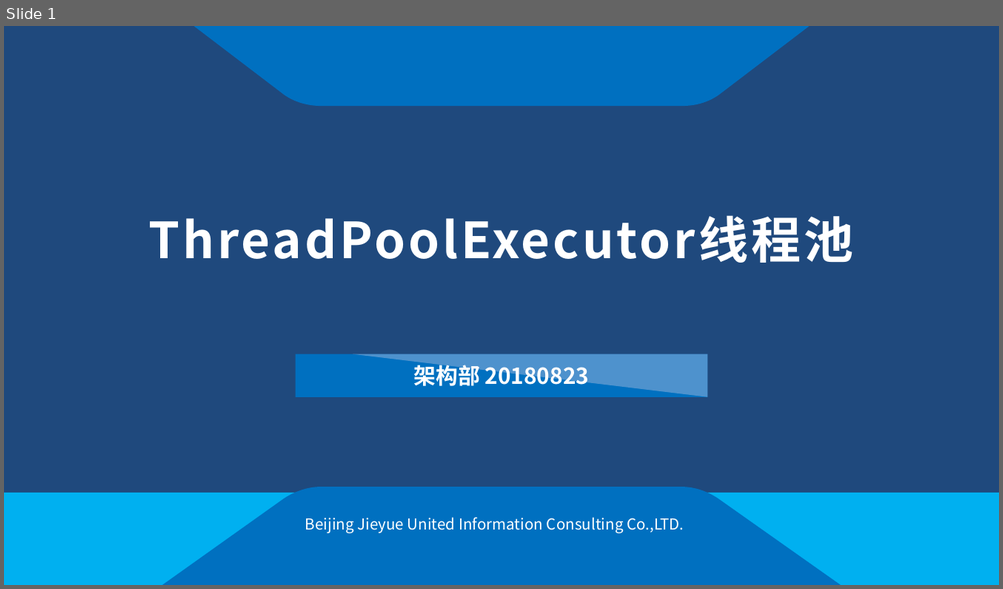
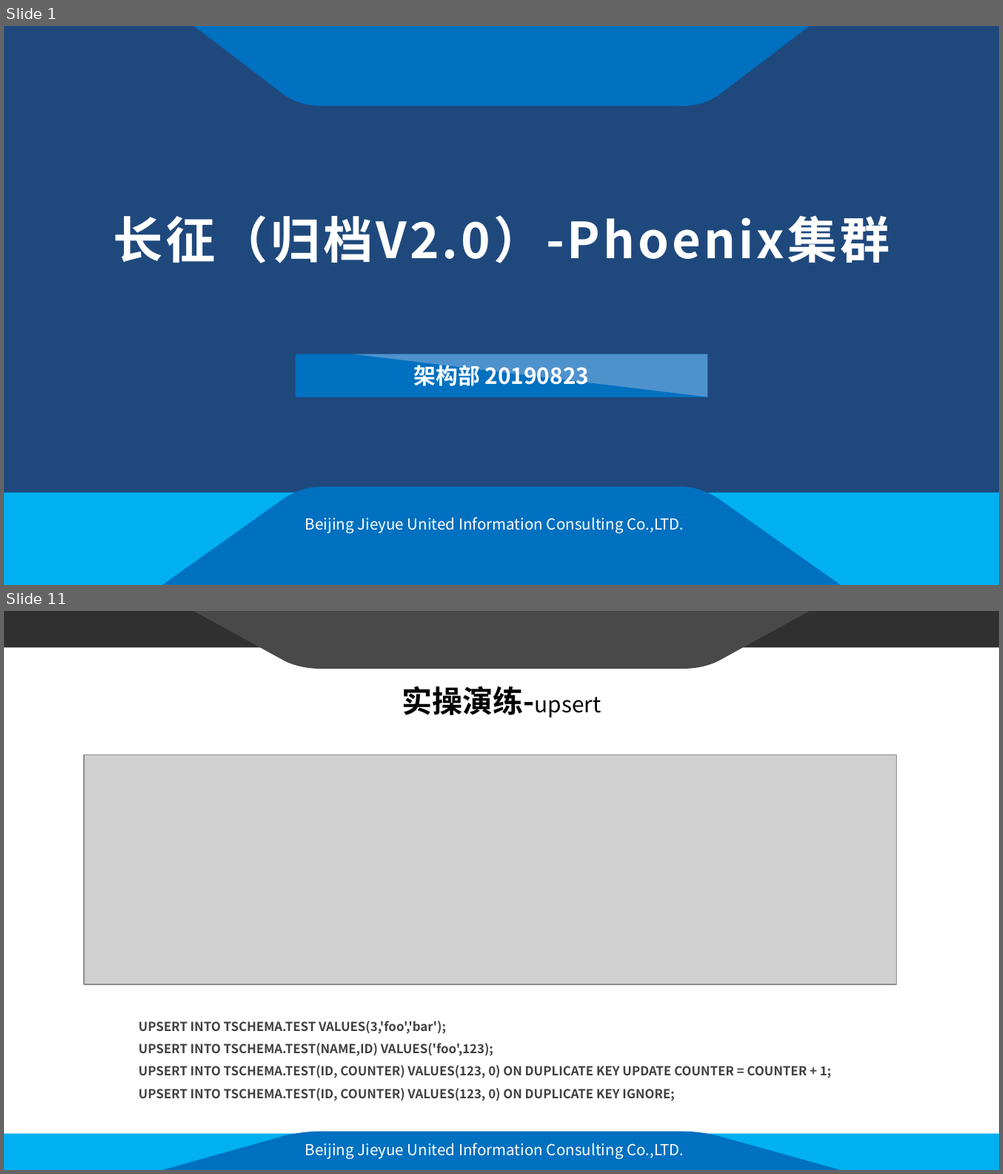
Before and after one commit to franparsunland/documents, a slide deck: 长征-Phoenix集群.pptx. Shown one above the other, each under a label of ours: slide 1 before the commit, slides 1 and 11 after it; the slides between them are not shown. The pictures are 1003x589 and 1003x1174 pixels, drawn with LibreOffice and Linux fonts; fonts in the diff are those of the drawing; grey boxes stand for pictures; background and template pictures are left out. Boxes give left, top, right and bottom in pixels: in the first picture for what was removed or moved away, otherwise in the second. Text is boxed around its words. In the diff, an @@ line names an element or a change of style, - is before the commit and + after.

```diff
--- a/长征-Phoenix集群.pptx
+++ b/长征-Phoenix集群.pptx
@@ slide 11 added at (x1=4, y1=611, x2=999, y2=1170), background #FFFFFF; not listed: 4 template elements that a slide beside it also shows @@
@@ title added at (x1=401, y1=686, x2=601, y2=718), 16 pt, text #000000 @@
+实操演练-upsert
@@ picture added at (x1=84, y1=755, x2=896, y2=985) @@
@@ text added at (x1=139, y1=1021, x2=831, y2=1102), 9 pt, text #404040, bold @@
+UPSERT INTO TSCHEMA.TEST VALUES(3,'foo','bar');
+UPSERT INTO TSCHEMA.TEST(NAME,ID) VALUES('foo',123);
+UPSERT INTO TSCHEMA.TEST(ID, COUNTER) VALUES(123, 0) ON DUPLICATE KEY UPDATE COUNTER = COUNTER + 1;
+UPSERT INTO TSCHEMA.TEST(ID, COUNTER) VALUES(123, 0) ON DUPLICATE KEY IGNORE;
@@ text added at (x1=305, y1=1143, x2=683, y2=1159), 11 pt, text #FFFFFF @@
+Beijing Jieyue United Information Consulting Co.,LTD.
@@ slide 1 changed as well @@
@@ title at (x1=113, y1=215, x2=890, y2=264): text changed @@
-ThreadPoolExecutor线程池
+长征（归档V2.0）-Phoenix集群
@@ text at (x1=414, y1=362, x2=589, y2=390): text changed @@
-架构部 20180823
+架构部 20190823
```
Also in this commit, not shown: 13 other slides added, 23 slides removed.
